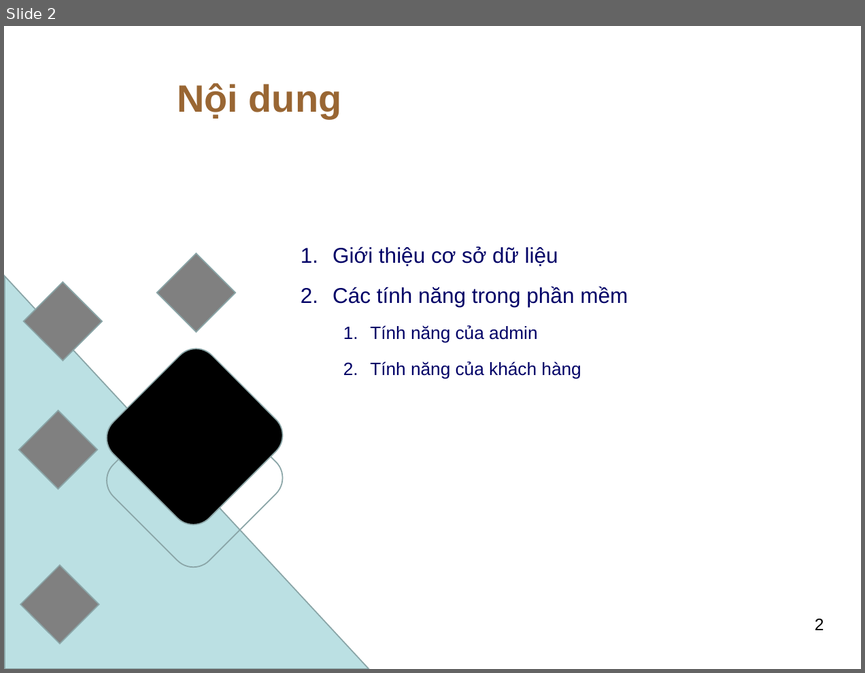
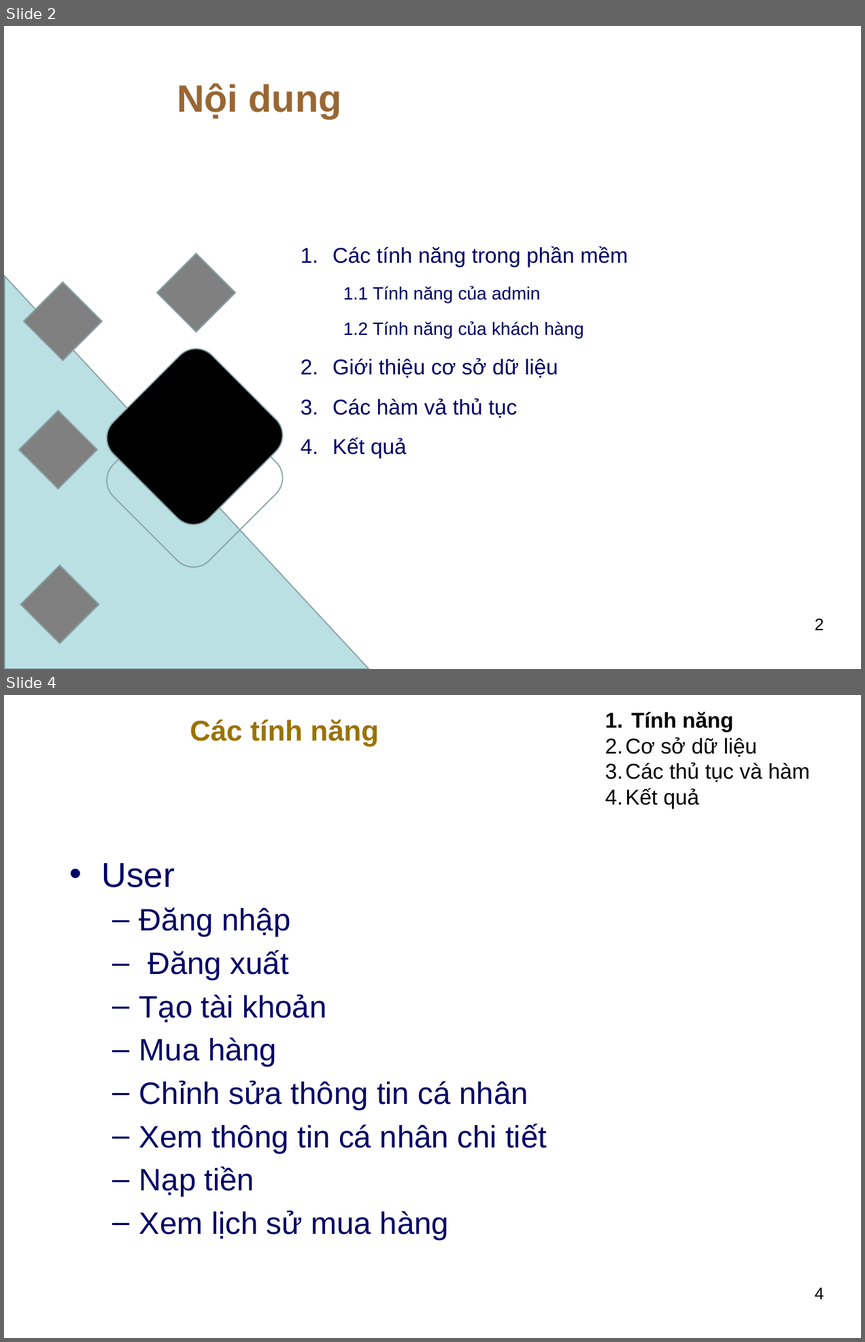
Before and after one commit to secretdeveloperisme/carshopping, a slide deck: introduction/do an.pptx. Shown one above the other, each under a label of ours: slide 2 before the commit, slides 2 and 4 after it; the slides between them are not shown. The pictures are 865x673 and 865x1342 pixels, drawn with LibreOffice and Linux fonts; fonts in the diff are those of the drawing; background and template pictures are left out. Boxes give left, top, right and bottom in pixels: in the first picture for what was removed or moved away, otherwise in the second. Text is boxed around its words. In the diff, an @@ line names an element or a change of style, - is before the commit and + after.

```diff
--- a/introduction/do an.pptx
+++ b/introduction/do an.pptx
@@ slide 4 added at <box>4,695,861,1338</box>, background picture (left out) @@
@@ text added at <box>626,712,810,809</box>, 18 pt, text #000000 @@
+1. Tính năng
+2. Cơ sở dữ liệu
+3. Các thủ tục và hàm
+4. Kết quả
@@ title added at <box>190,719,379,747</box>, 24 pt, text #9A7200, bold @@
+Các tính năng
@@ text added at <box>102,863,547,1240</box>, 26 pt, text #000066 @@
+• User
+  – Đăng nhập
+  – Đăng xuất
+  – Tạo tài khoản
+  – Mua hàng
+  – Chỉnh sửa thông tin cá nhân
+  – Xem thông tin cá nhân chi tiết
+  – Nạp tiền
+  – Xem lịch sử mua hàng
@@ page number added at <box>815,1287,824,1299</box>, 14 pt, text #000000 @@
+4
@@ slide 2 changed as well @@
@@ text at <box>332,246,628,339</box>: paragraphs added @@
+1. Các tính năng trong phần mềm
+  1.1 Tính năng của admin
+  1.2 Tính năng của khách hàng
@@ text at <box>332,398,517,458</box>: text changed; size 15 to 18 pt @@
-2. Các tính năng trong phần mềm
-  1. Tính năng của admin
-  2. Tính năng của khách hàng
+3. Các hàm vả thủ tục
+4. Kết quả
```
Also in this commit, not shown: 11 other slides changed, 9 other slides added, 16 other files.
